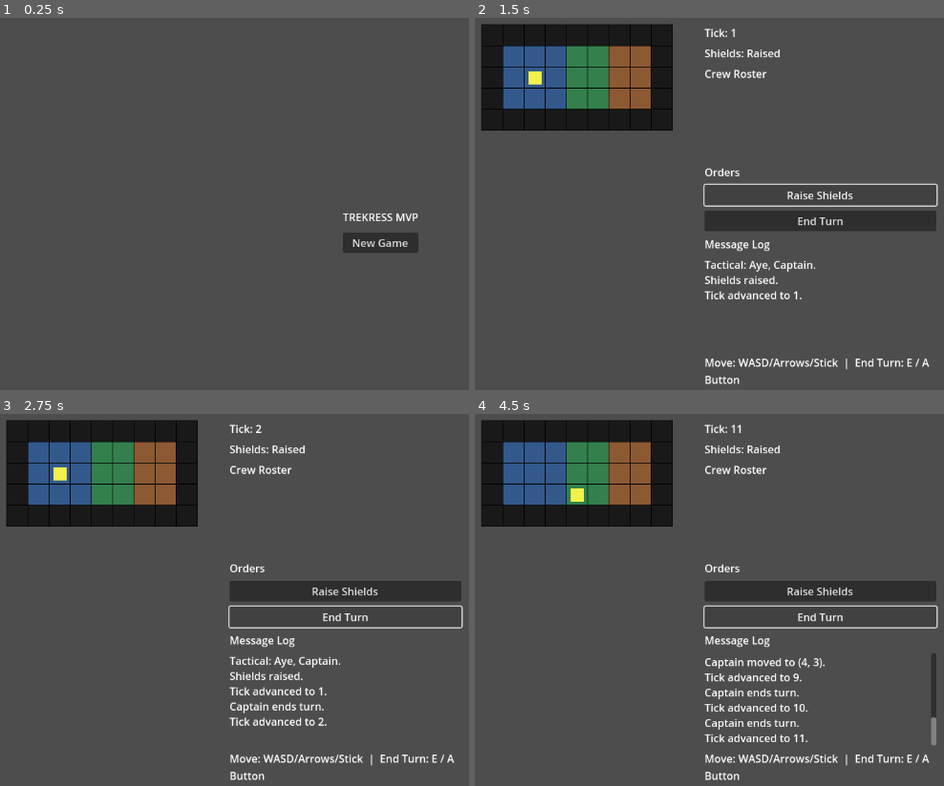
Above: before the commit, frames 1-4 (two rows, left to right).
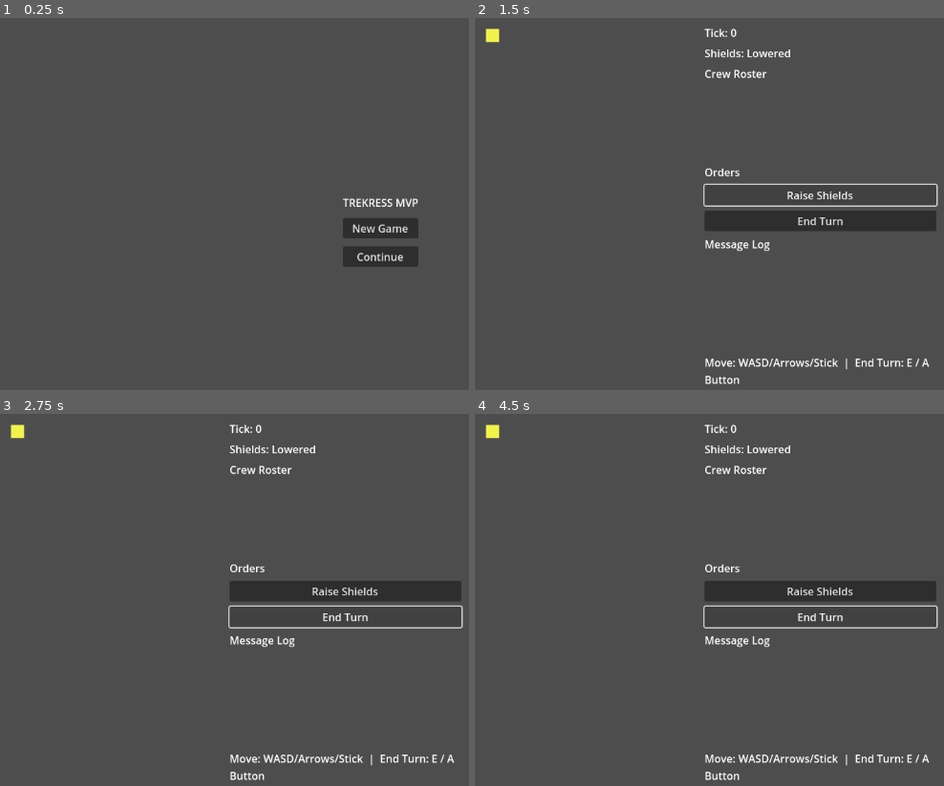
Above: after the commit, the same moments.

Repository: Dvorhagen/Trekress
Game: Godot game, scene res://ui/MainMenu.tscn
Two runs of this game, one before a commit and one after it. Both use one fixed random seed, a clock stepped at 60 frames per second and the inputs below.
Inputs:
- Up to frame 1 (0.25 s): no input
- Up to frame 2 (1.5 s): click "New Game" at 0.5 s; click "Raise Shields" at 1.25 s
- Up to frame 3 (2.75 s): click "End Turn" at 2 s
- Up to frame 4 (4.5 s): tap Enter at 2.75, 4.25 s; hold D (move_right, bound only before the commit) 2.78-3.53 s; hold E (end_turn, bound only before the commit) 2.78-3.53 s; tap Space (interact, bound only before the commit) at 3.5, 3.6 s; hold S (move_down, bound only before the commit) 3.53-4.28 s; hold D (move_right, bound only before the commit) from 4.28 s (still down); hold E (end_turn, bound only before the commit) from 4.28 s (still down)

The runs differ from the first frame. In frame 1, 1.7% of the frame differs, in the area x 73-90%, y 48-67%; in frame 2, 13%; in frame 3, 13%; in frame 4, 13%, in the area x 1-99%, y 1-90%.
Error before the commit: Trying to return an array of type "Array" where expected return type is "Array[Dictionary]". (res://sim/sim_game.gd:42)
Error after the commit: Parse Error: Cannot infer the type of "result" variable because the value doesn't have a set type. (res://sim/sim_game.gd:33)

Commit message:
Fix GDScript parse issues by explicit preloads and looser typing

Diff:
--- a/sim/order_system.gd
+++ b/sim/order_system.gd
@@ -1,7 +1,7 @@
 extends RefCounted
 class_name OrderSystem
 
-func apply_order(state: SimState, order_id: String) -> Array[String]:
+func apply_order(state, order_id: String) -> Array[String]:
 	var events: Array[String] = []
 	if order_id == "raise_shields":
 		events.append("Tactical: Aye, Captain.")
--- a/sim/save_system.gd
+++ b/sim/save_system.gd
@@ -1,19 +1,20 @@
 extends RefCounted
 class_name SaveSystem
 
+const SimStateScript = preload("res://sim/sim_state.gd")
 const SAVE_PATH := "user://autosave_v0.save"
 
 func has_save() -> bool:
 	return FileAccess.file_exists(SAVE_PATH)
 
-func save_state(state: SimState) -> void:
+func save_state(state) -> void:
 	var file := FileAccess.open(SAVE_PATH, FileAccess.WRITE)
 	if file == null:
 		return
 	file.store_string(JSON.stringify(state.to_dict()))
 
-func load_state() -> SimState:
-	var state := SimState.new()
+func load_state():
+	var state = SimStateScript.new()
 	if not has_save():
 		return state
 	var file := FileAccess.open(SAVE_PATH, FileAccess.READ)
--- a/sim/sim_game.gd
+++ b/sim/sim_game.gd
@@ -1,18 +1,23 @@
 extends RefCounted
 class_name SimGame
 
-var state: SimState
-var turn_engine: TurnEngine
-var save_system: SaveSystem
+const SimStateScript = preload("res://sim/sim_state.gd")
+const TurnEngineScript = preload("res://sim/turn_engine.gd")
+const OrderSystemScript = preload("res://sim/order_system.gd")
+const SaveSystemScript = preload("res://sim/save_system.gd")
+
+var state
+var turn_engine
+var save_system
 var rng: RandomNumberGenerator
 
 func _init() -> void:
-	save_system = SaveSystem.new()
-	turn_engine = TurnEngine.new(OrderSystem.new())
+	save_system = SaveSystemScript.new()
+	turn_engine = TurnEngineScript.new(OrderSystemScript.new())
 	rng = RandomNumberGenerator.new()
 
 func start_new_game() -> void:
-	state = SimState.new()
+	state = SimStateScript.new()
 	state.crew = _load_crew_data()
 	rng.seed = state.rng_seed
 	save_system.save_state(state)
@@ -33,7 +38,7 @@
 func has_continue_save() -> bool:
 	return save_system.has_save()
 
-func _load_crew_data() -> Array[Dictionary]:
+func _load_crew_data() -> Array:
 	var file := FileAccess.open("res://content/crew.json", FileAccess.READ)
 	if file == null:
 		return []
--- a/sim/turn_engine.gd
+++ b/sim/turn_engine.gd
@@ -1,12 +1,12 @@
 extends RefCounted
 class_name TurnEngine
 
-var _order_system: OrderSystem
+var _order_system
 
-func _init(order_system: OrderSystem) -> void:
+func _init(order_system) -> void:
 	_order_system = order_system
 
-func apply_action(state: SimState, action: Dictionary) -> Dictionary:
+func apply_action(state, action: Dictionary) -> Dictionary:
 	var events: Array[String] = []
 	var advanced_tick := false
 	match String(action.get("type", "")):
@@ -36,7 +36,7 @@
 		"advanced_tick": advanced_tick
 	}
 
-func _try_move(state: SimState, delta: Vector2i) -> bool:
+func _try_move(state, delta: Vector2i) -> bool:
 	var target := state.player_pos + delta
 	if target.y < 0 or target.y >= state.ship_grid.size():
 		return false
--- a/ui/game.gd
+++ b/ui/game.gd
@@ -1,21 +1,24 @@
 extends Control
 
-@onready var ship_view: ShipView = $MarginContainer/HBoxContainer/ShipView
+const SimGameScript = preload("res://sim/sim_game.gd")
+const SimBootstrapScript = preload("res://sim/bootstrap.gd")
+
+@onready var ship_view: Control = $MarginContainer/HBoxContainer/ShipView
 @onready var tick_label: Label = $MarginContainer/HBoxContainer/RightPanel/TickLabel
 @onready var shields_label: Label = $MarginContainer/HBoxContainer/RightPanel/ShieldsLabel
 @onready var roster_label: RichTextLabel = $MarginContainer/HBoxContainer/RightPanel/RosterLabel
 @onready var log_label: RichTextLabel = $MarginContainer/HBoxContainer/RightPanel/LogLabel
 
-var sim_game: SimGame
+var sim_game
 
 func _ready() -> void:
 	_setup_input_map()
-	sim_game = SimGame.new()
-	if SimBootstrap.load_continue:
+	sim_game = SimGameScript.new()
+	if SimBootstrapScript.load_continue:
 		sim_game.continue_or_new()
 	else:
 		sim_game.start_new_game()
-	SimBootstrap.load_continue = false
+	SimBootstrapScript.load_continue = false
 	_refresh_all([])
 
 func _unhandled_input(event: InputEvent) -> void:
@@ -41,7 +44,7 @@
 	_refresh_all(result.get("events", []))
 
 func _refresh_all(new_events: Array) -> void:
-	var state := sim_game.state
+	var state = sim_game.state
 	ship_view.set_state(state.ship_grid, state.player_pos)
 	tick_label.text = "Tick: %d" % state.tick
 	shields_label.text = "Shields: %s" % ("Raised" if state.systems.get("shields", false) else "Lowered")
--- a/ui/main_menu.gd
+++ b/ui/main_menu.gd
@@ -1,15 +1,18 @@
 extends Control
+
+const SimGameScript = preload("res://sim/sim_game.gd")
+const SimBootstrapScript = preload("res://sim/bootstrap.gd")
 
 @onready var continue_button: Button = $CenterContainer/VBoxContainer/ContinueButton
 
 func _ready() -> void:
-	var sim_game := SimGame.new()
+	var sim_game = SimGameScript.new()
 	continue_button.visible = sim_game.has_continue_save()
 
 func _on_new_game_button_pressed() -> void:
-	SimBootstrap.load_continue = false
+	SimBootstrapScript.load_continue = false
 	get_tree().change_scene_to_file("res://ui/Game.tscn")
 
 func _on_continue_button_pressed() -> void:
-	SimBootstrap.load_continue = true
+	SimBootstrapScript.load_continue = true
 	get_tree().change_scene_to_file("res://ui/Game.tscn")
